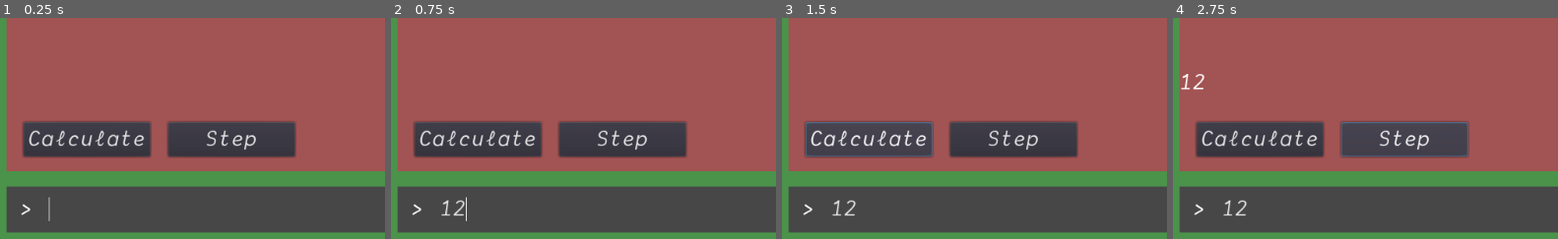
Above: before the commit, frames 1-4 (left to right).
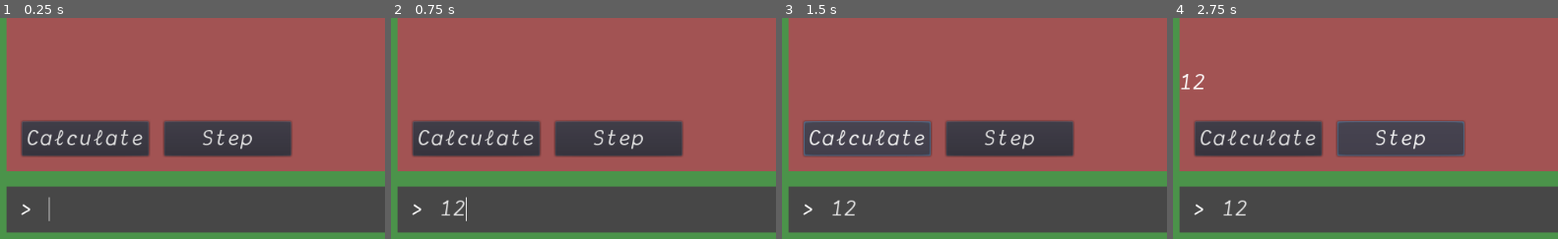
Above: after the commit, the same moments.

Repository: Hydrazer/godot-rpn
Game: Godot game, scene res://Main.tscn
Two runs of this game, one before a commit and one after it. Both use one fixed random seed, a clock stepped at 60 frames per second and the inputs below.
Inputs (mouse positions are % of the whole screen's width and height, from its top left):
- Up to frame 1 (0.25 s): no input
- Up to frame 2 (0.75 s): click (53, 93) at 0.52 s; type "12" at 0.6 s
- Up to frame 3 (1.5 s): click "Calculate" at 1.25 s
- Up to frame 4 (2.75 s): click "Step" at 2 s
The pictures show only the part of the screen within x 0-50%, y 50-100%; the shares and areas given below are measured in that part.

The runs differ from the first frame. In frame 1, 3.0% of the frame differs, in the area x 5-77%, y 46-64%; in frame 2, 3.0%; in frame 3, 3.1%; in frame 4, 3.1%.

Commit message:
added error messages

Diff:
--- a/CalculateButton.gd
+++ b/CalculateButton.gd
@@ -7,6 +7,7 @@
 var TOKEN_VEC: Array = []
 export var STACK_STACK_PATH: NodePath
 export var STEP_BUTTON_PATH: NodePath
+export var ERROR_LABEL_PATH: NodePath
 
 # Called when the node enters the scene tree for the first time.
 func _ready() -> void:
@@ -23,6 +24,8 @@
 
 func _on_CalculateButton_button_down() -> void:
 	TOKEN_VEC = []
+	get_node(ERROR_LABEL_PATH).set_text("")
+	get_node(STEP_BUTTON_PATH).visible = true
 	get_node(STEP_BUTTON_PATH).STACK_IND = -1
 
 	var stack_stack = get_node(STACK_STACK_PATH)
@@ -31,11 +34,19 @@
 	stack_stack.delete_children(stack_stack)
 
 	var token_reg: RegEx = RegEx.new()
-	token_reg.compile("\\S+")
+	token_reg.compile("((?<int>\\d+)|(?<op>[*+-/])|(?<other>\\S+))")
+
+	for t in token_reg.search_all(TEXT):
+		var token_int: String = t.get_string("int")
+		var token_op: String = t.get_string("op")
+		var token_other: String = t.get_string("other")
+
+		if token_int:
+			TOKEN_VEC.push_back({"type": "int", "val": token_int})
+		elif token_op:
+			TOKEN_VEC.push_back({"type": "op", "val": token_op})
+		else:
+			TOKEN_VEC.push_back({"type": "other", "val": token_other})
 
 
-	for t in token_reg.search_all(TEXT):
-		var token: String = t.get_string()
-		TOKEN_VEC.push_back(token)
-
 	emit_signal("stack_update", TOKEN_VEC)
--- a/Main.tscn
+++ b/Main.tscn
@@ -87,6 +87,8 @@
 custom_constants/separation = 15
 script = ExtResource( 6 )
 CALCULATE_BUTTON_PATH = NodePath("../../../../../CalculateButton")
+STEP_BUTTON_PATH = NodePath("../../../../../StepButton")
+ERROR_LABEL_PATH = NodePath("../../../../../ErrorLabel")
 
 [node name="InputArea" type="PanelContainer" parent="Background/MarginContainer/Rows"]
 margin_top = 500.0
@@ -126,10 +128,10 @@
 script = ExtResource( 1 )
 
 [node name="StepButton" type="Button" parent="."]
-margin_left = 230.0
-margin_top = 436.0
-margin_right = 395.0
-margin_bottom = 481.0
+margin_left = 225.0
+margin_top = 435.0
+margin_right = 390.0
+margin_bottom = 480.0
 custom_fonts/font = ExtResource( 2 )
 text = "Step"
 script = ExtResource( 5 )
@@ -138,10 +140,10 @@
 }
 
 [node name="CalculateButton" type="Button" parent="."]
-margin_left = 42.0
-margin_top = 436.0
-margin_right = 207.0
-margin_bottom = 481.0
+margin_left = 40.0
+margin_top = 435.0
+margin_right = 205.0
+margin_bottom = 480.0
 custom_fonts/font = ExtResource( 2 )
 text = "Calculate"
 script = ExtResource( 3 )
@@ -150,6 +152,20 @@
 }
 STACK_STACK_PATH = NodePath("../Background/MarginContainer/Rows/StackArea/StackStack")
 STEP_BUTTON_PATH = NodePath("../StepButton")
+ERROR_LABEL_PATH = NodePath("../ErrorLabel")
+
+[node name="ErrorLabel" type="Label" parent="."]
+margin_left = 410.0
+margin_top = 435.0
+margin_right = 575.0
+margin_bottom = 480.0
+custom_colors/font_color = Color( 0.0392157, 0.137255, 1, 1 )
+custom_fonts/font = ExtResource( 2 )
+align = 1
+valign = 1
+__meta__ = {
+"_edit_use_anchors_": false
+}
 
 [connection signal="say_stack" from="Background/MarginContainer/Rows/PointerArea/PointerStack" to="StepButton" method="_on_PointerStack_say_stack"]
 [connection signal="text_changed" from="Background/MarginContainer/Rows/InputArea/HBoxContainer/Input" to="CalculateButton" method="_on_Input_text_changed"]
--- a/PointerStack.gd
+++ b/PointerStack.gd
@@ -43,7 +43,7 @@
 		var label: Label = Label.new()
 		add_child(label)
 		label.set_owner(self)
-		label.set_text(str(item))
+		label.set_text(str(item["val"]))
 		label.add_font_override("font", load("res://DankMono.tres"))
 		LABEL_VEC.push_back(label)
 	print(len(LABEL_VEC))
--- a/StackStack.gd
+++ b/StackStack.gd
@@ -3,6 +3,8 @@
 
 var STACK: Array = []
 export var CALCULATE_BUTTON_PATH: NodePath
+export var STEP_BUTTON_PATH: NodePath
+export var ERROR_LABEL_PATH: NodePath
 
 func _ready() -> void:
 	pass # Replace with function body.
@@ -20,23 +22,31 @@
 	if ind >= token_vec.size():
 		return
 
-	var token: String = token_vec[ind]
-	var num_reg: RegEx = RegEx.new()
-	num_reg.compile("\\d+")
+	var token: Dictionary = token_vec[ind]
 
-	if num_reg.search_all(token):
-		STACK.push_back(token)
+	if token["type"] == "int":
+		STACK.push_back(token["val"])
+	elif token["type"] == "op":
+		if STACK.size() < 2:
+			get_node(STEP_BUTTON_PATH).visible = false
+			get_node(ERROR_LABEL_PATH).set_text("Not Enough Numbers")
+		else:
+			var second: int = STACK.pop_back() as int
+			var first: int = STACK.pop_back() as int
+			var token_val = token["val"]
+			if token_val == "+":
+				STACK.push_back(first + second)
+			elif token_val == "-":
+				STACK.push_back(first - second)
+			elif token_val == "/":
+				STACK.push_back(first / second)
+			elif token_val == "*":
+				STACK.push_back(first * second)
 	else:
-		var second: int = STACK.pop_back() as int
-		var first: int = STACK.pop_back() as int
-		if token == "+":
-			STACK.push_back(first + second)
-		elif token == "-":
-			STACK.push_back(first - second)
-		elif token == "/":
-			STACK.push_back(first / second)
-		elif token == "*":
-			STACK.push_back(first * second)
+		get_node(STEP_BUTTON_PATH).visible = false
+		get_node(ERROR_LABEL_PATH).set_text("Invalid Operand")
+
+
 	delete_children(self)
 
 	for item in STACK:
--- a/project.godot
+++ b/project.godot
@@ -14,6 +14,12 @@
 run/main_scene="res://Main.tscn"
 config/icon="res://icon.png"
 
+[global]
+
+size=false
+width=false
+window=false
+
 [physics]
 
 common/enable_pause_aware_picking=true
Binary file added: rpnHTML/index.apple-touch-icon.png
Not shown, added: rpnHTML/index.apple-touch-icon.png.import
Binary file added: rpnHTML/index.icon.png
Not shown, added: rpnHTML/index.icon.png.import
Binary file added: rpnHTML/index.png
Not shown, added: rpnHTML/index.png.import
Not shown, added: rpnHTML.zip
Not shown, added: rpnHTML/index.audio.worklet.js
Not shown, added: rpnHTML/index.html
Not shown, added: rpnHTML/index.js
Not shown, added: rpnHTML/index.pck
Not shown, added: rpnHTML/index.wasm
